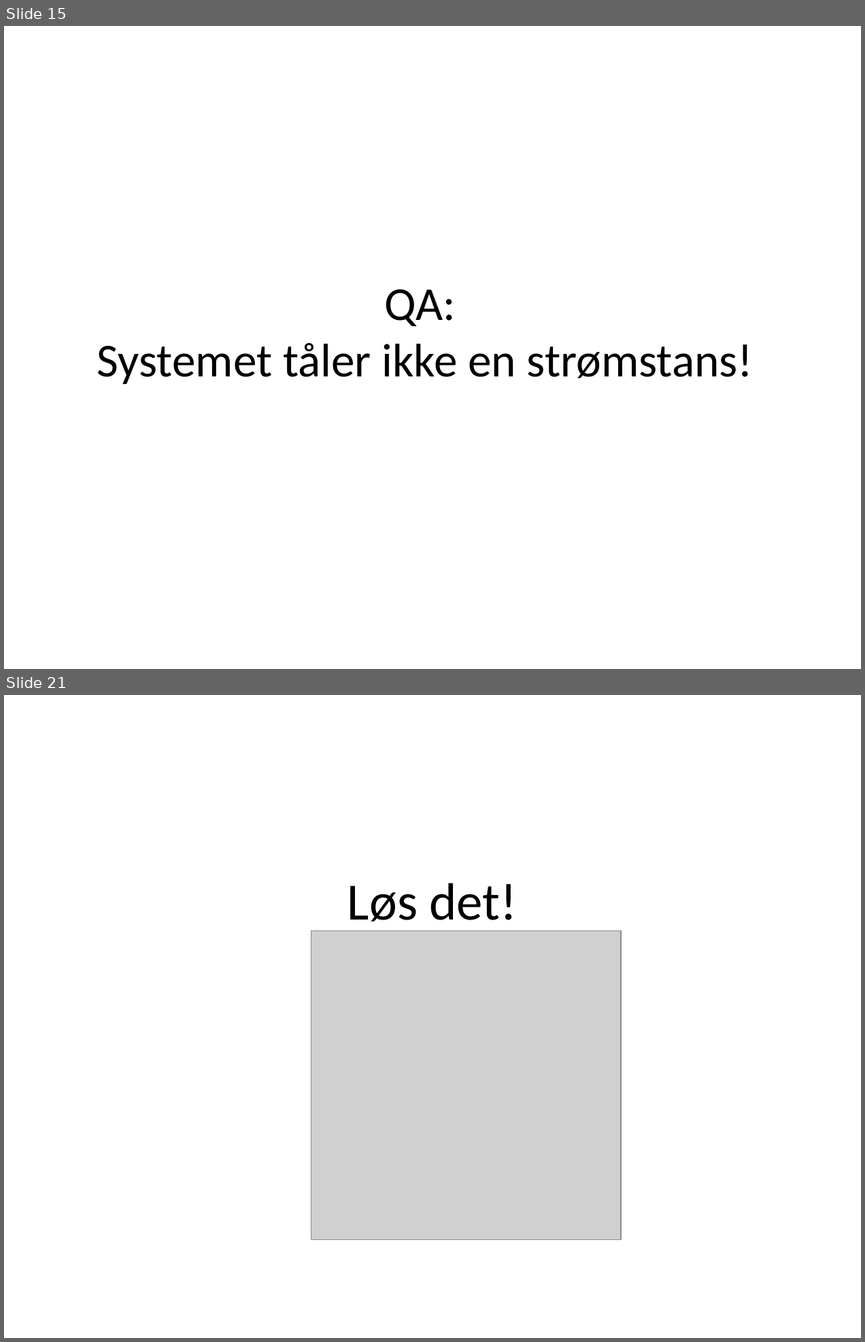
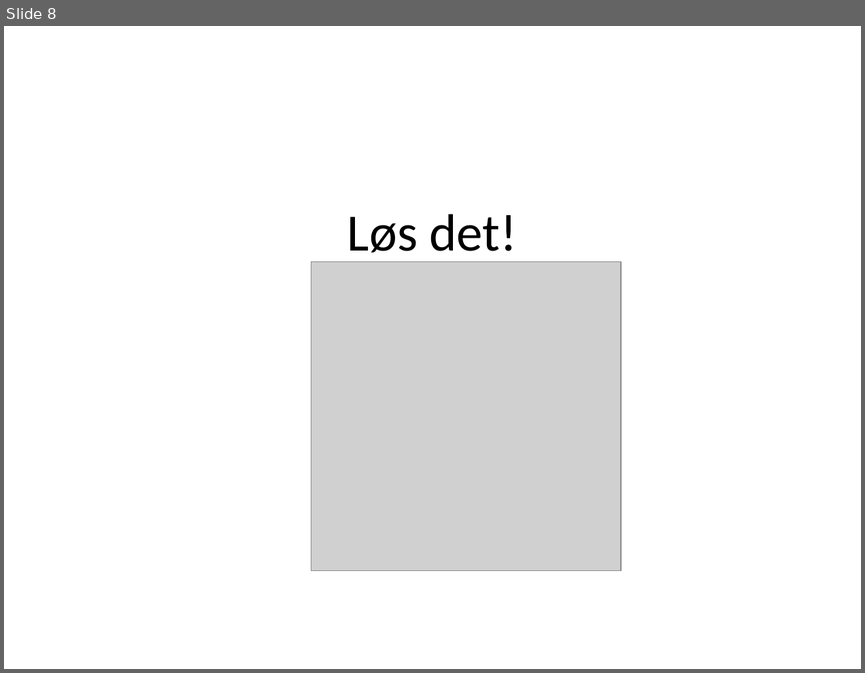
Before and after one commit to runepeter/camel-stuff, a slide deck: camel-spotting.pptx. Shown one above the other, each under a label of ours: slides 15 and 21 before the commit, slide 8 after it; the slides between them are not shown. The pictures are 865x1342 and 865x673 pixels, drawn with LibreOffice and Linux fonts; fonts in the diff are those of the drawing; grey boxes stand for pictures. Boxes give left, top, right and bottom in pixels: in the first picture for what was removed or moved away, otherwise in the second. Text is boxed around its words. In the diff, an @@ line names an element or a change of style, - is before the commit and + after.

```diff
--- a/camel-spotting.pptx
+++ b/camel-spotting.pptx
@@ slide 15 removed at (4,26,861,669), background #FFFFFF @@
@@ title removed at (97,289,753,384) @@
-QA:
-Systemet tåler ikke en strømstans!
@@ what was slide 21 is now slide 8 @@
```
Also in this commit, not shown: 3 slides changed, 4 slides added, 9 other slides removed.
